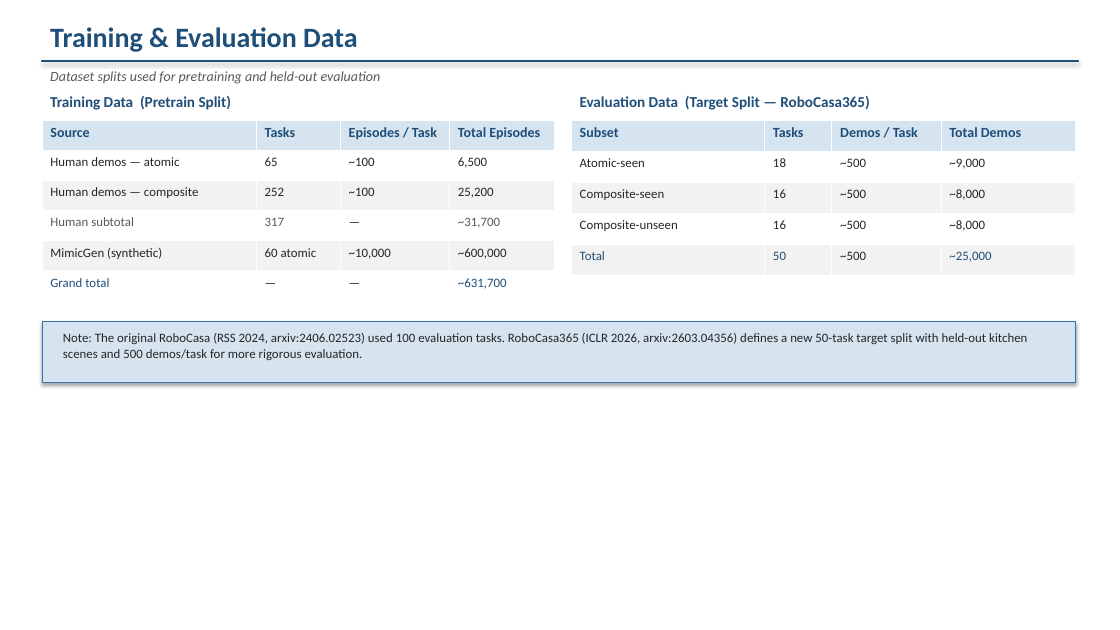
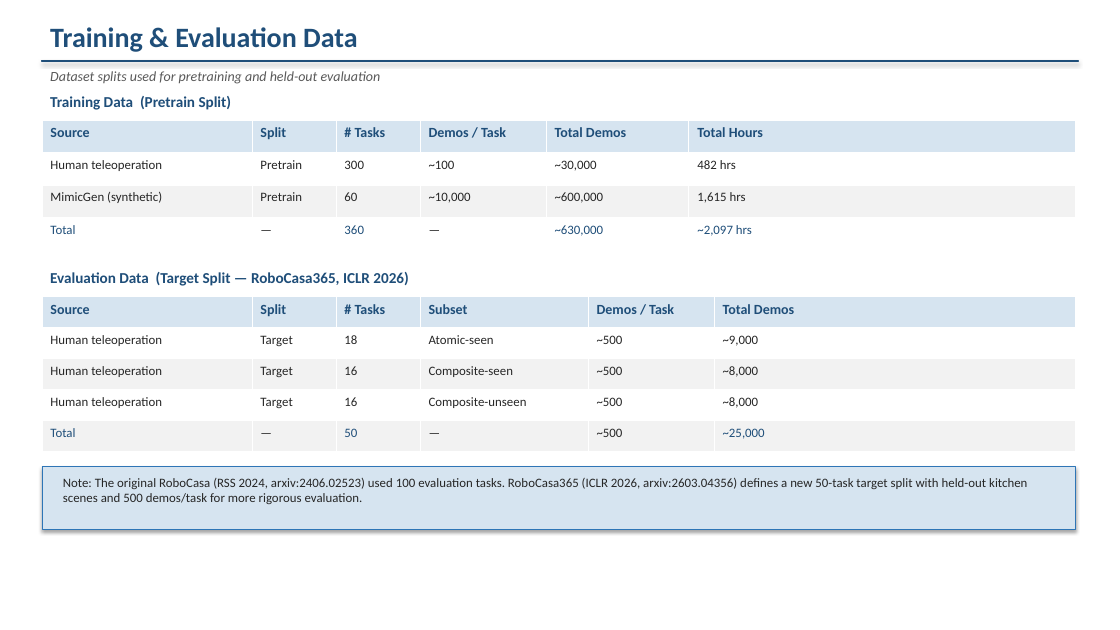
Before and after one commit to akira398/robocasa, a slide deck: slide 7 of robocasa_slides.pptx. Drawn at 1120x630 pixels with LibreOffice and Linux fonts; fonts in the diff are those of the drawing. Boxes give left, top, right and bottom in pixels: in the first picture for what was removed or moved away, otherwise in the second. Text is boxed around its words. In the diff, an @@ line names an element or a change of style, - is before the commit and + after.

Commit message:
Revert slide 5c to stacked full-width table layout

```diff
--- a/robocasa_slides.pptx
+++ b/robocasa_slides.pptx
@@ table at (42, 120, 1075, 250) @@
-Source | Tasks | Episodes / Task | Total Episodes
-Human demos — atomic | 65 | ~100 | 6,500
-Human demos — composite | 252 | ~100 | 25,200
-Human subtotal | 317 | — | ~31,700
-MimicGen (synthetic) | 60 atomic | ~10,000 | ~600,000
-Grand total | — | — | ~631,700
+Source | Split | # Tasks | Demos / Task | Total Demos | Total Hours
+Human teleoperation | Pretrain | 300 | ~100 | ~30,000 | 482 hrs
+MimicGen (synthetic) | Pretrain | 60 | ~10,000 | ~600,000 | 1,615 hrs
+Total | — | 360 | — | ~630,000 | ~2,097 hrs
@@ table: place and size @@
-table at (42, 120, 555, 301)
+table at (42, 120, 1075, 250)
@@ table at (42, 297, 1075, 452) @@
-column 1: Subset | Atomic-seen | Composite-seen | Composite-unseen | Total
-column 2: Tasks | 18 | 16 | 16 | 50
+column 1: Source | Human teleoperation | Human teleoperation | Human teleoperation | Total
+column 2: Split | Target | Target | Target | —
+column 3: # Tasks | 18 | 16 | 16 | 50
+column 4: Subset | Atomic-seen | Composite-seen | Composite-unseen | —
@@ table: place and size @@
-table at (571, 120, 1075, 276)
+table at (42, 297, 1075, 452)
@@ text at (50, 272, 408, 286): text changed @@
-Evaluation Data (Target Split — RoboCasa365)
+Evaluation Data (Target Split — RoboCasa365, ICLR 2026)
@@ rectangle: place and size @@
-rectangle at (42, 322, 1075, 382)
+rectangle at (42, 466, 1075, 529)
@@ text "Note: The original RoboCasa (RSS ...": place and size @@
-text "Note: The original RoboCasa (RSS ..." at (63, 333, 1027, 360)
+text "Note: The original RoboCasa (RSS ..." at (63, 478, 1027, 504)
```
Also in this commit, not shown: 1 other file.
